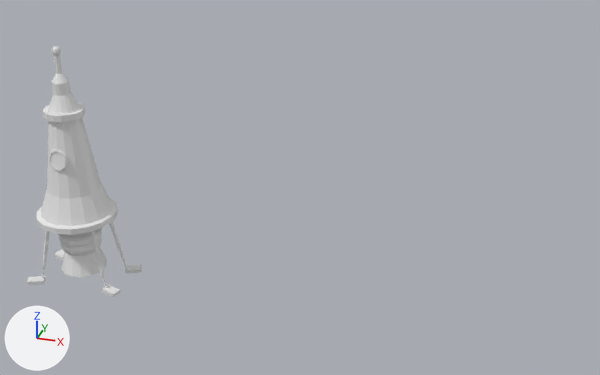
Two versions of the Blender file Models/nau.blend, one commit apart.
Camera for both pictures: a camera (50 mm lens) standing at (11.0, -15.98, 9.9) and looking at (5.77, 0.31, 1.65). Lighting does not change. The marker at lower left points along +X, +Y and +Z.
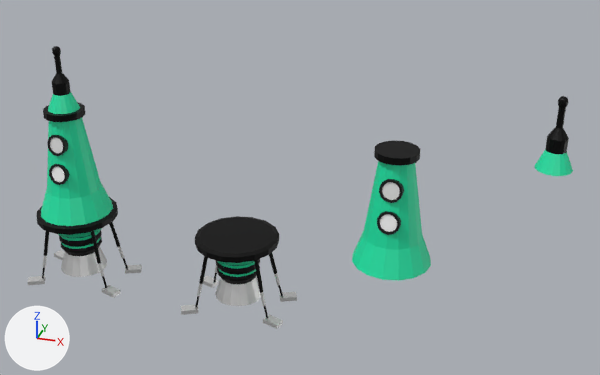
Where the change shows, as pixel boxes [x1, y1, x2, y2] in the pictures (600 x 375 px):
'PartMig', added (green): after [352, 140, 431, 281]
    faces in mat_blueshell_002 (green #00e7a7): [352, 161, 431, 281]
    faces in mat_blackmate_002 (black #000000): [374, 140, 420, 166]
'PartSota', added: after [181, 216, 297, 329]
    faces in mat_blackmate_001 (black #000000): [195, 216, 283, 318]
    faces in mat_greymetal_001 (white #ffffff): [181, 265, 297, 329]
    faces in mat_blueshell_001 (green #00e7a7): [218, 261, 256, 277]
'Cylinder.005', added: after [534, 96, 573, 176]
    faces in mat_blackmate_003 (black #000000): [546, 96, 569, 154]
    faces in mat_blueshell_003 (green #00e7a7): [534, 149, 573, 176]
'Cylinder.003', added: after [379, 179, 404, 203]
    faces in mat_material_010 (white #e7e7e7): [382, 182, 400, 200]
    faces in mat_material_009 (black #000000): [379, 179, 404, 203]
'Cylinder.004', added: after [377, 211, 401, 235]
    faces in mat_material_012 (white #ffffff): [380, 214, 397, 232]
    faces in mat_material_011 (black #000000): [377, 211, 401, 235]
'Cylinder.002', added: after [47, 135, 68, 156]
    faces in mat_material_004 (black #000000): [47, 135, 68, 156]
    faces in mat_material_001 (white #e7e7e7): [50, 138, 63, 153]
'Cylinder.001', added: after [49, 164, 70, 185]
    faces in mat_material_003 (black #000000): [49, 164, 70, 185]
    faces in mat_material_002 (white #ffffff): [52, 167, 65, 182]
part 1 of me_cylinder, deleted: before [48, 150, 69, 171]
part 2 of me_cylinder, built on: [41, 183, 113, 225] in both
part 3 of me_cylinder, built on: [102, 258, 128, 288] in both
part 4 of me_cylinder, recoloured (white to green): [47, 93, 102, 249] in both
part 5 of me_cylinder, recoloured (white to black): [37, 46, 120, 264] in both
part 6 of me_cylinder, recoloured: [27, 246, 142, 298] in both

The change, as a list of edits to the scene's bpy script:
```text
Add mat_greymetal:
    mat_greymetal = principled_material('GreyMetal')
    mat_greymetal.base_color = (1.0, 1.0, 1.0)  # white #ffffff
    mat_greymetal.metallic = 1.0
    mat_greymetal.specular_ior_level = 0.558
Add mat_blueshell:
    mat_blueshell = principled_material('BlueShell')
    mat_blueshell.base_color = (0.0, 0.8, 0.388)  # green #00e7a7
    mat_blueshell.specular_ior_level = 0.75
Change me_cylinder:
    verts and faces of me_cylinder; kept vertices keep their numbers, new ones are numbered from 732
    remove me_cylinder.from_pydata(...)  # 732 vertices, 671 faces; spans x -1.29..1.3, y -1.0..1.0, z -1.62..4.52
    add me_cylinder.from_pydata(...)  # 708 vertices, 660 faces; spans x -1.29..1.3, y -1.0..1.0, z -1.62..4.52
    me_cylinder part 1: the loose piece of 52 vertices spanning x -0.26..0.25, y -0.59..-0.37, z 1.64..2.15 is deleted
    me_cylinder part 2
    13 faces are deleted
    28 vertices are added at x -0.89..0.89, y -0.89..0.89, z 0.34..0.96
    29 new faces join them, mat_blueshell (green #00e7a7)
    12 new faces join them, mat_blackmate (black #000000)
    me_cylinder part 3
    add for i in [556, 557, 558, 564, 569, 570, 635, 636, 637, 642, 644, 646]: verts[i] += (0.0, 0.0, 0.01)
    add verts[563] = (0.85, 0.53, -1.2)  # moved, pixel (123, 257)
    add verts[640] = (0.86, -0.49, -1.16)  # moved, pixel (103, 275)
    add faces += [(557, 558, 655, 654)]  # mat_blackmate (black #000000)
    me_cylinder part 4: 85 faces spanning x -0.95..0.91, y -0.91..0.91, z -1.55..3.41 switch from no material to mat_blueshell (green #00e7a7)
    me_cylinder part 5: 463 faces spanning x -1.0..1.0, y -1.0..1.0, z -1.59..4.52 switch from no material to mat_blackmate (black #000000)
    me_cylinder part 6: 69 faces spanning x -1.29..1.3, y -0.85..0.81, z -1.62..-0.78 switch from no material to mat_greymetal (white #ffffff)
Add ob_cylinder_005:
    ob_cylinder_005 = bpy.data.objects.new('Cylinder.005', me_cylinder_009)  # 176 vertices, 169 faces; spans x -0.37..0.37, y -0.37..0.37, z 3.02..4.52; in mat_blueshell_003 (green #00e7a7), mat_blackmate_003 (black #000000)
    ob_cylinder_005.location = (11.19, 0.0, 0.0)
Add ob_cylinder_004:
    ob_cylinder_004 = bpy.data.objects.new('Cylinder.004', me_cylinder_007)  # 52 vertices, 41 faces; spans x -0.092..0.416, y -0.937..-0.711, z 1.602..2.115; in mat_material_012 (white #ffffff), mat_material_011 (black #000000)
    ob_cylinder_004.location = (7.86, 0.29, -0.31)
Add ob_cylinder_003:
    ob_cylinder_003 = bpy.data.objects.new('Cylinder.003', me_cylinder_006)  # 52 vertices, 41 faces; spans x -0.092..0.416, y -0.937..-0.711, z 1.602..2.115; in mat_material_010 (white #e7e7e7), mat_material_009 (black #000000)
    ob_cylinder_003.location = (7.86, 0.39, 0.41)
Add ob_partmig:
    ob_partmig = bpy.data.objects.new('PartMig', me_cylinder_008)  # 124 vertices, 112 faces; spans x -0.89..0.89, y -0.89..0.89, z 0.34..3.02; in mat_blueshell_002 (green #00e7a7), mat_blackmate_002 (black #000000)
    ob_partmig.location = (8.02, 0.0, 0.0)
Add ob_partsota:
    ob_partsota = bpy.data.objects.new('PartSota', me_cylinder_005)  # 454 vertices, 405 faces; spans x -1.29..1.3, y -1.0..1.0, z -1.62..0.34; in mat_blueshell_001 (green #00e7a7), mat_blackmate_001 (black #000000), mat_greymetal_001 (white #ffffff)
    ob_partsota.location = (4.3, 0.0, 0.0)
Add ob_cylinder_002:
    ob_cylinder_002 = bpy.data.objects.new('Cylinder.002', me_cylinder_002)  # 52 vertices, 41 faces; spans x -0.092..0.416, y -0.937..-0.711, z 1.602..2.115; in mat_material_001 (white #e7e7e7), mat_material_004 (black #000000)
    ob_cylinder_002.location = (-0.15, 0.39, 0.41)
Add ob_cylinder_001:
    ob_cylinder_001 = bpy.data.objects.new('Cylinder.001', me_cylinder_001)  # 52 vertices, 41 faces; spans x -0.092..0.416, y -0.937..-0.711, z 1.602..2.115; in mat_material_002 (white #ffffff), mat_material_003 (black #000000)
    ob_cylinder_001.location = (-0.15, 0.29, -0.31)
```
